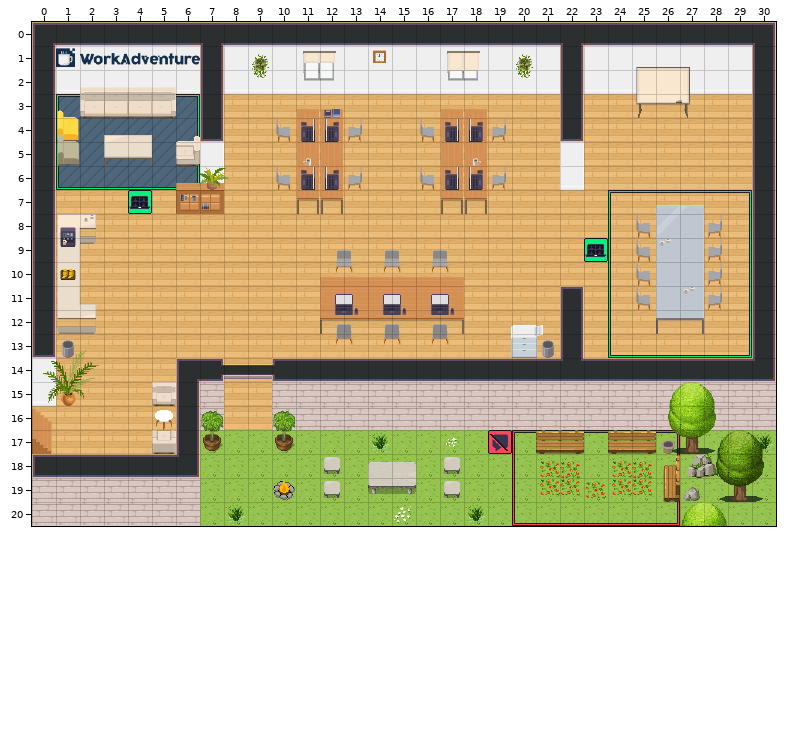
An edit to a level. Tiled map (JSON), office.tmj. This is how it looked before the edit.
Cells are 32x32 px. Shown: x 0..30, y 0..20.
After the commit:
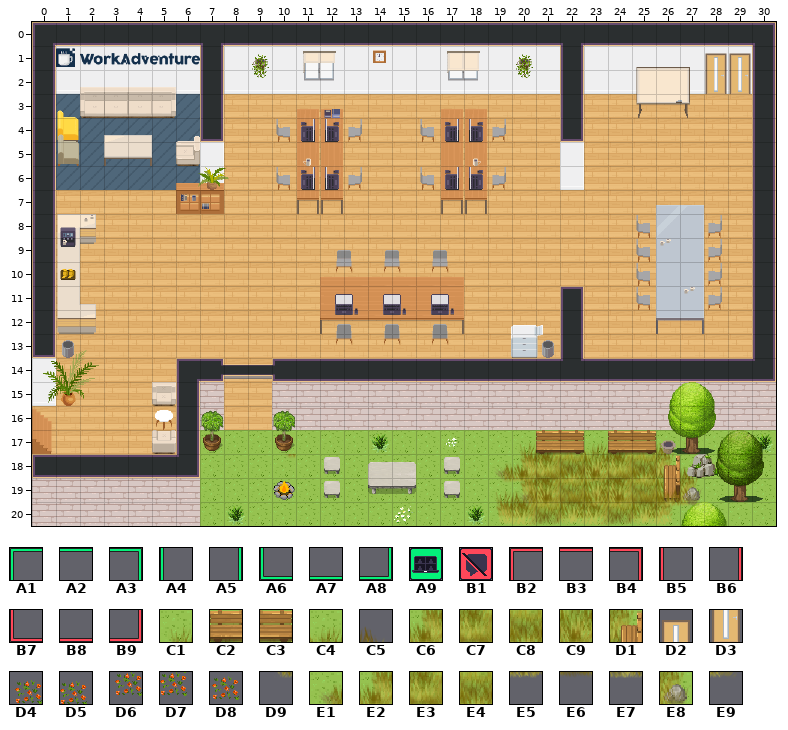
Key: from "Chunk 1": A1 5, A2 6, A3 7, A4 8, A5 9, A6 10, A7 11, A8 12, A9 13, B1 14, B2 15, B3 16, B4 17, B5 18, B6 19, B7 20, B8 21, B9 22, C1 23, C2 24, C3 25, C4 26, C5 27, C6 29, C7 30, C8 31, C9 32, D1 33, D2 42, D3 44, D4 57, D5 58, D6 61, D7 62, D8 63, D9 190, E1 191, E2 192, E3 193, E4 194, E5 195, E6 196, E7 197, E8 210, E9 211.
__ is an empty cell, .. an unchanged one.
See-through tiles are keyed as they look on the map.
Diff:
--- layer "floor/floor2" (removed)
@@ x 1..29 @@
- 3 A1 .. .. .. .. A3 .. .. .. .. .. .. .. .. .. .. .. .. .. .. .. .. .. .. .. .. .. .. ..
- 4 A4 .. .. .. .. A5 .. .. .. .. .. .. .. .. .. .. .. .. .. .. .. .. .. .. .. .. .. .. ..
- 5 A4 .. .. .. .. .. .. .. .. .. .. .. .. .. .. .. .. .. .. .. .. .. .. .. .. .. .. .. ..
- 6 A6 A7 A7 A7 A7 A8 .. .. .. .. .. .. .. .. .. .. .. .. .. .. .. .. .. .. .. .. .. .. ..
- 7 .. .. .. A9 .. .. .. .. .. .. .. .. .. .. .. .. .. .. .. .. .. .. .. A1 A2 A2 A2 A2 A3
- 8 .. .. .. .. .. .. .. .. .. .. .. .. .. .. .. .. .. .. .. .. .. .. .. A4 .. .. .. .. A5
- 9 .. .. .. .. .. .. .. .. .. .. .. .. .. .. .. .. .. .. .. .. .. .. A9 A4 .. .. .. .. A5
-10 .. .. .. .. .. .. .. .. .. .. .. .. .. .. .. .. .. .. .. .. .. .. .. A4 .. .. .. .. A5
-11 .. .. .. .. .. .. .. .. .. .. .. .. .. .. .. .. .. .. .. .. .. .. .. A4 .. .. .. .. A5
-12 .. .. .. .. .. .. .. .. .. .. .. .. .. .. .. .. .. .. .. .. .. .. .. A4 .. .. .. .. A5
-13 .. .. .. .. .. .. .. .. .. .. .. .. .. .. .. .. .. .. .. .. .. .. .. A6 A7 A7 A7 A7 A8
+ 3 __ .. .. .. .. __ .. .. .. .. .. .. .. .. .. .. .. .. .. .. .. .. .. .. .. .. .. .. ..
+ 4 __ .. .. .. .. __ .. .. .. .. .. .. .. .. .. .. .. .. .. .. .. .. .. .. .. .. .. .. ..
+ 5 __ .. .. .. .. .. .. .. .. .. .. .. .. .. .. .. .. .. .. .. .. .. .. .. .. .. .. .. ..
+ 6 __ __ __ __ __ __ .. .. .. .. .. .. .. .. .. .. .. .. .. .. .. .. .. .. .. .. .. .. ..
+ 7 .. .. .. __ .. .. .. .. .. .. .. .. .. .. .. .. .. .. .. .. .. .. .. __ __ __ __ __ __
+ 8 .. .. .. .. .. .. .. .. .. .. .. .. .. .. .. .. .. .. .. .. .. .. .. __ .. .. .. .. __
+ 9 .. .. .. .. .. .. .. .. .. .. .. .. .. .. .. .. .. .. .. .. .. .. __ __ .. .. .. .. __
+10 .. .. .. .. .. .. .. .. .. .. .. .. .. .. .. .. .. .. .. .. .. .. .. __ .. .. .. .. __
+11 .. .. .. .. .. .. .. .. .. .. .. .. .. .. .. .. .. .. .. .. .. .. .. __ .. .. .. .. __
+12 .. .. .. .. .. .. .. .. .. .. .. .. .. .. .. .. .. .. .. .. .. .. .. __ .. .. .. .. __
+13 .. .. .. .. .. .. .. .. .. .. .. .. .. .. .. .. .. .. .. .. .. .. .. __ __ __ __ __ __
@@ x 19..26 @@
-17 B1 B2 B3 B3 B3 B3 B3 B4
-18 .. B5 .. .. .. .. .. B6
-19 .. B5 .. .. .. .. .. B6
-20 .. B7 B8 B8 B8 B8 B8 B9
+17 __ __ __ __ __ __ __ __
+18 .. __ .. .. .. .. .. __
+19 .. __ .. .. .. .. .. __
+20 .. __ __ __ __ __ __ __
--- layer "walls/walls1"
@@ x 20..27 @@
-17 __ __ __ __ __ __ __ ..
-18 __ __ __ __ __ __ __ __
-19 __ __ __ __ __ __ __ __
+17 C1 C2 C3 C4 C2 C3 C5 ..
+18 C6 C7 C8 C9 C7 C8 D1 C5
+19 C6 C7 C8 C9 C7 C8 C9 D1
--- layer "walls/walls2"
@@ x 28..29 @@
- 1 __ __
- 2 __ __
+ 1 D2 D2
+ 2 D3 D3
@@ x 19..26 @@
-18 .. .. .. .. .. .. .. __
-19 __ __ __ __ __ __ __ __
-20 __ __ __ __ __ __ __ __
+18 .. .. .. .. .. .. .. C2
+19 C1 C2 C3 C4 C2 C3 C4 C5
+20 C6 C7 C8 C9 C7 C8 C9 D1
--- layer "furniture/furniture1"
@@ x 21..25 @@
-18 D4 D5 .. D4 D5
-19 D6 D7 D8 D6 D7
+18 __ __ .. __ __
+19 __ __ __ __ __
--- layer "above/above1"
@@ x 10..25 @@
-18 __ .. .. .. .. .. .. .. .. __ __ __ __ __ __ __
-19 .. .. .. .. .. .. .. .. .. __ __ __ __ __ __ __
+18 D9 .. .. .. .. .. .. .. .. E1 E2 E3 E4 E2 E3 E4
+19 .. .. .. .. .. .. .. .. .. D9 E5 E6 E7 E5 E6 E7
--- layer "above/above2"
@@ x 20..27 @@
-19 __ __ __ __ __ __ __ __
-20 __ __ __ __ __ __ __ __
+19 E1 E2 E3 E4 E2 E3 E4 E8
+20 D9 E5 E6 E7 E5 E6 E7 E9
Where, in picture pixels (left, top, right, bottom), the same in both pictures:
added: (705, 53, 751, 94)
removed: (56, 94, 200, 214)
removed: (584, 190, 752, 358)
changed: (488, 430, 702, 526)
added: (285, 454, 296, 458)
